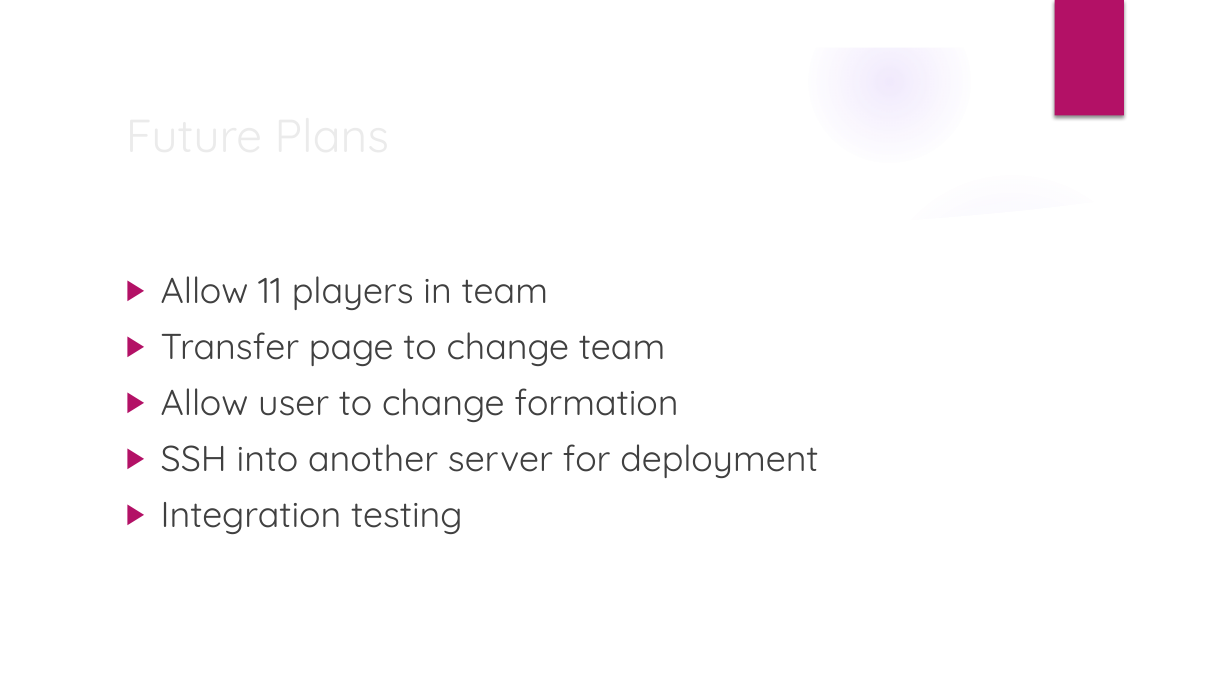
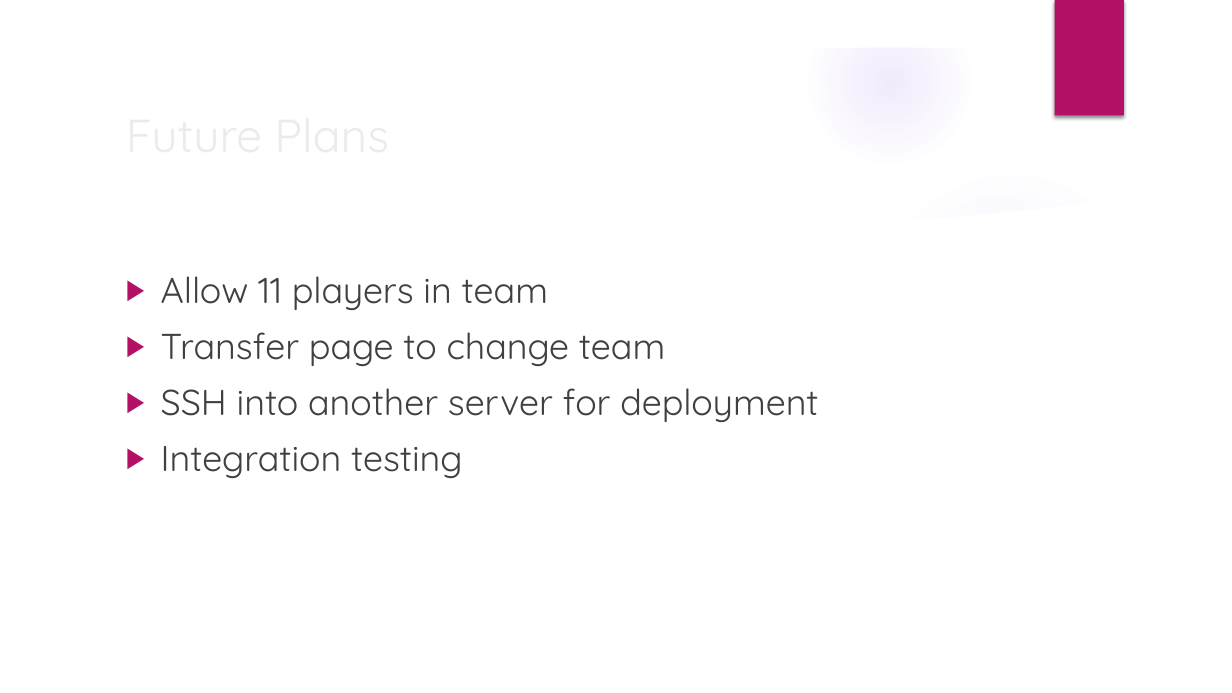
Before and after one commit to devops-cohort/vieran, a slide deck: slide 13 of Documentation/Fantasy_Football_Presentation.pptx (slide 15 before the commit). Drawn at 1232x693 pixels with LibreOffice and Linux fonts; fonts in the diff are those of the drawing; background and template pictures are left out. Boxes give left, top, right and bottom in pixels: in the first picture for what was removed or moved away, otherwise in the second. Text is boxed around its words. In the diff, an @@ line names an element or a change of style, - is before the commit and + after.

```diff
--- a/Documentation/Fantasy_Football_Presentation.pptx
+++ b/Documentation/Fantasy_Football_Presentation.pptx
@@ text at (161, 388, 678, 422): paragraph removed @@
-▶ Allow user to change formation
```
Also in this commit, not shown: 1 other slide changed, 2 slides removed.
